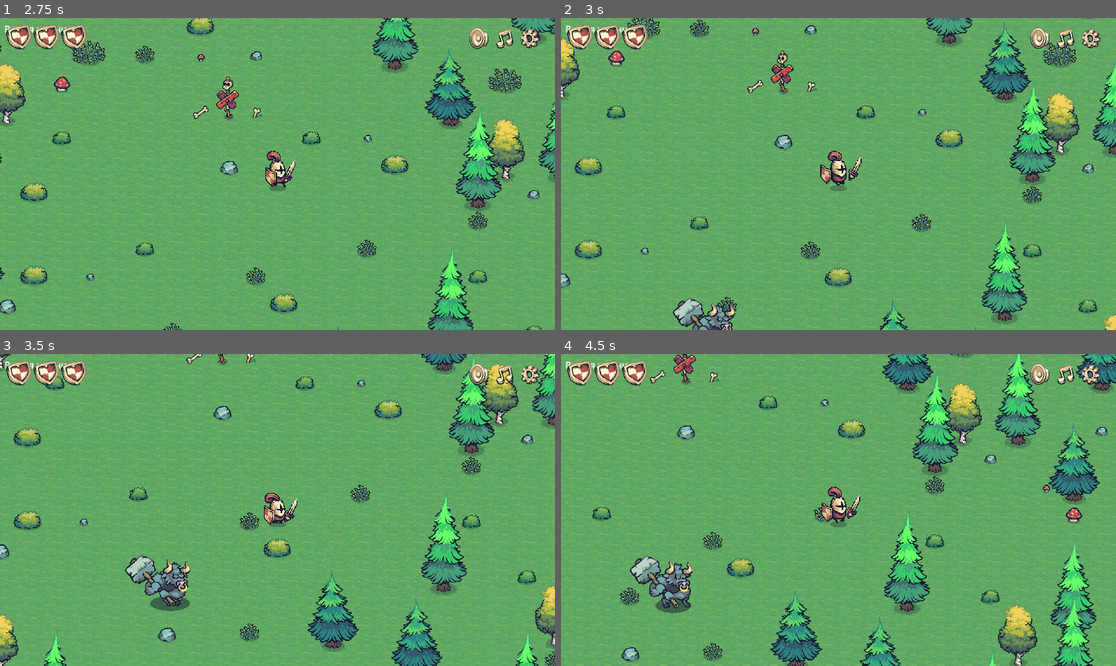
Above: before the commit, frames 1-4 (two rows, left to right).
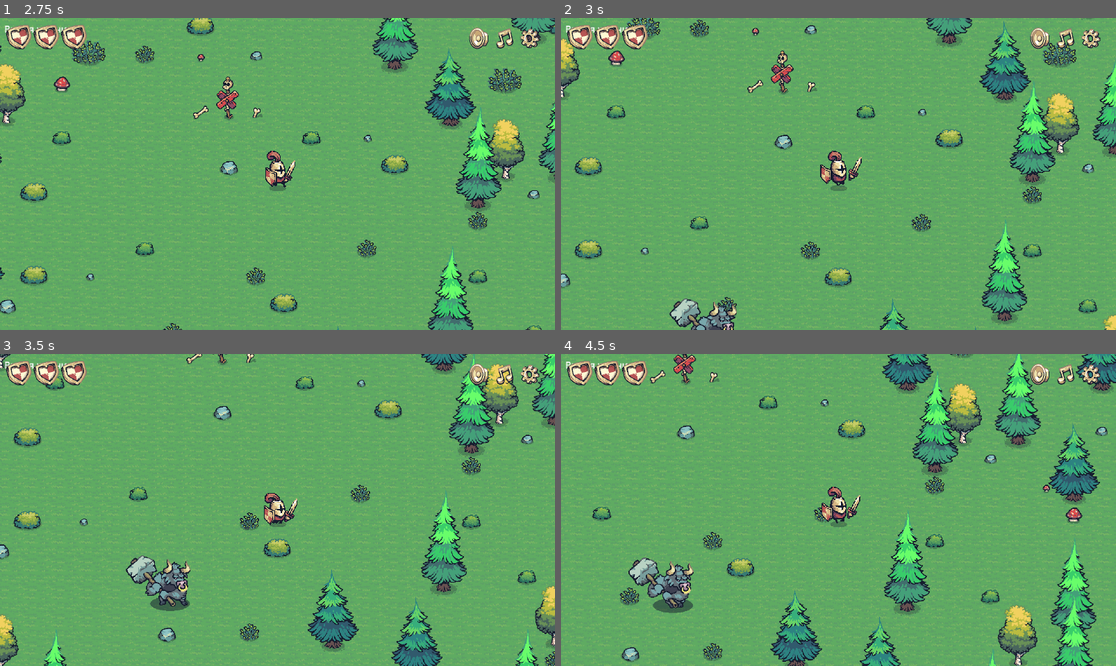
Above: after the commit, the same moments.

Repository: darkicestormteam/Fgame
Game: Godot game, scene res://scenes/mainmenu.tscn
Same seed, same stepped clock (60 frames per second), same inputs: the game is played once before the commit and once after it.
Inputs (mouse positions are in pixels of both pictures, inside the frame that each line leads up to):
- Up to frame 1 (2.75 s): click "старт" at 0.5 s; click "старт" at 1.25 s; tap Enter (ui_accept) at 2, 2.27 s; move the mouse to (399, 158) at 2.02 s; hold D (move_right) from 2.03 s (still down); tap Space at 2.1 s
- Up to frame 2 (3 s): move the mouse to (727, 189) at 2.77 s; release D (move_right) at 2.78 s; hold S (move_down) from 2.78 s (still down); tap Space at 2.85 s
- Up to frame 3 (3.5 s): keep holding S (move_down); tap Enter (ui_accept) at 3.02 s
- Up to frame 4 (4.5 s): move the mouse to (894, 441) at 3.52 s; release S (move_down) at 3.53 s; hold D (move_right) 3.53-4.28 s; tap Space at 3.6, 4.35 s; move the mouse to (810, 572) at 4.27 s; hold W (move_up) from 4.28 s (still down)

Frame 1 is identical in both runs. In frame 2, 0.6% of the frame differs, in the area x 19-32%, y 89-100%; in frame 3, 0.3%; in frame 4, 0.8%, in the area x 12-24%, y 64-84%.

Commit message:
update branch

Diff:
--- a/scenes/enemy/minotavr.tscn
+++ b/scenes/enemy/minotavr.tscn
@@ -209,7 +209,7 @@
 }],
 "loop": true,
 "name": &"attack",
-"speed": 10.0
+"speed": 12.0
 }, {
 "frames": [{
 "duration": 1.0,
@@ -244,7 +244,7 @@
 }],
 "loop": true,
 "name": &"def",
-"speed": 10.0
+"speed": 12.0
 }, {
 "frames": [{
 "duration": 1.0,
@@ -282,7 +282,7 @@
 }],
 "loop": true,
 "name": &"idle",
-"speed": 10.0
+"speed": 12.0
 }, {
 "frames": [{
 "duration": 1.0,
@@ -311,7 +311,7 @@
 }],
 "loop": true,
 "name": &"walk",
-"speed": 10.0
+"speed": 12.0
 }]
 
 [sub_resource type="CapsuleShape2D" id="CapsuleShape2D_n11lt"]
@@ -329,11 +329,12 @@
 attack_collision_end_frame = 8
 attack_cooldown = 2.0
 has_defense_ability = true
-defense_cooldown = 1.0
+defense_cooldown = 3.0
+defense_duration = 1.5
 
 [node name="AnimatedSprite2D" parent="." index="0"]
 sprite_frames = SubResource("SpriteFrames_gyblw")
-animation = &"def"
+autoplay = "idle"
 
 [node name="CollisionShape2D" parent="KillZone" index="0"]
 shape = SubResource("CapsuleShape2D_n11lt")
--- a/script/enemy.gd
+++ b/script/enemy.gd
@@ -261,7 +261,6 @@
 				# Выстрел снарядом на нужном кадре для babka
 				if boom_scene != null and current_frame == boom_shoot_frame:
 						_spawn_boom()
-
 func _spawn_boom() -> void:
 		if boom_scene == null or _player == null:
 				return
@@ -295,7 +294,7 @@
 				# Запускаем кулдаун только после завершения анимации защиты
 				defense_cooldown_timer = defense_cooldown
 				# Возвращаемся к анимации idle, но только если мы все еще существуем
-				if is_instance_valid(animated_sprite) and animated_sprite.sprite_frames.has_animation("idle"):
+				if is_instance_valid(animated_sprite) and animated_sprite.sprite_frames.has_animation("idle") and not is_attacking:
 						animated_sprite.play("idle")
 
 		# Очищаем соединение для атаки, чтобы не было конфликтов
Not shown, changed: .gitignore
